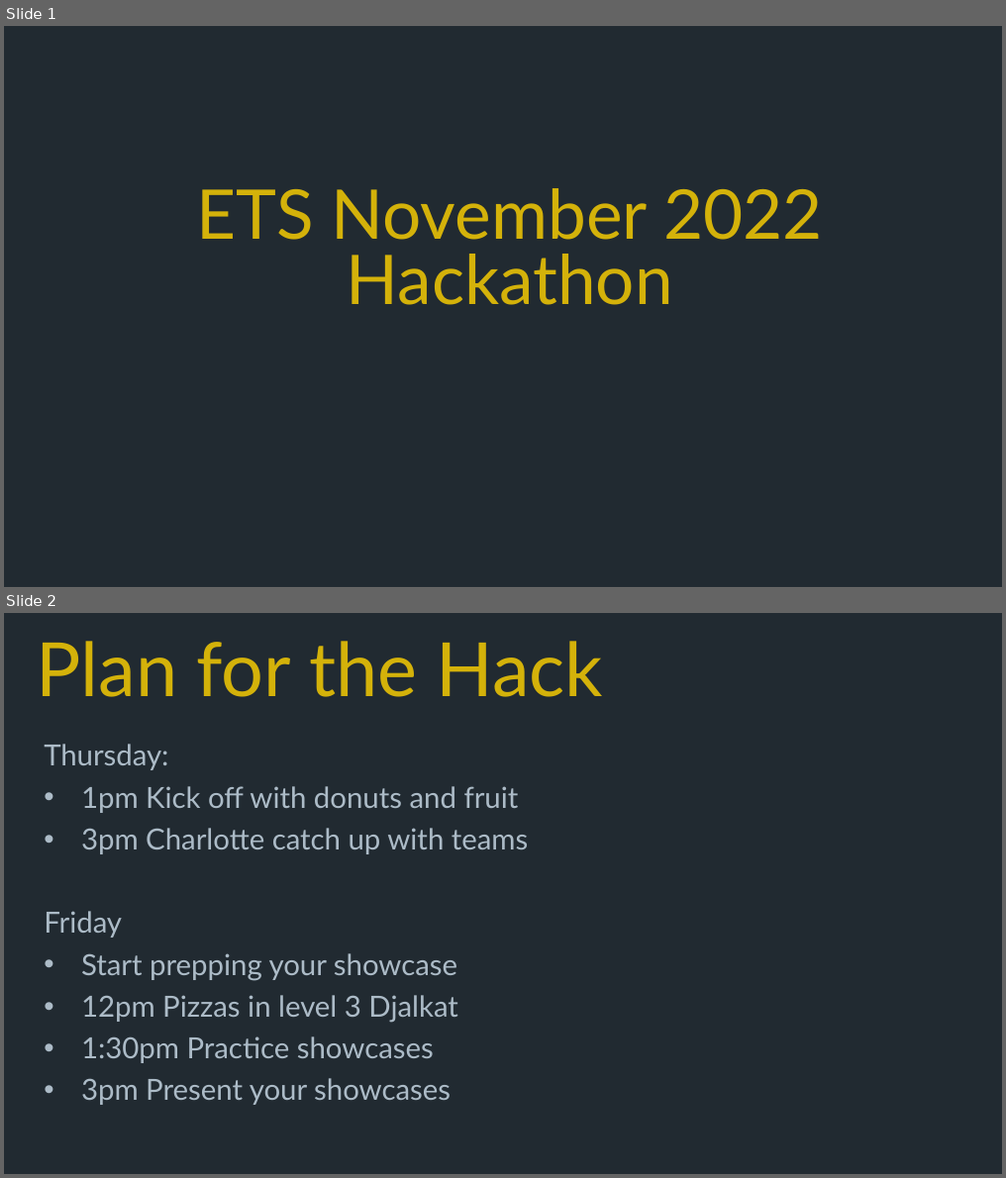
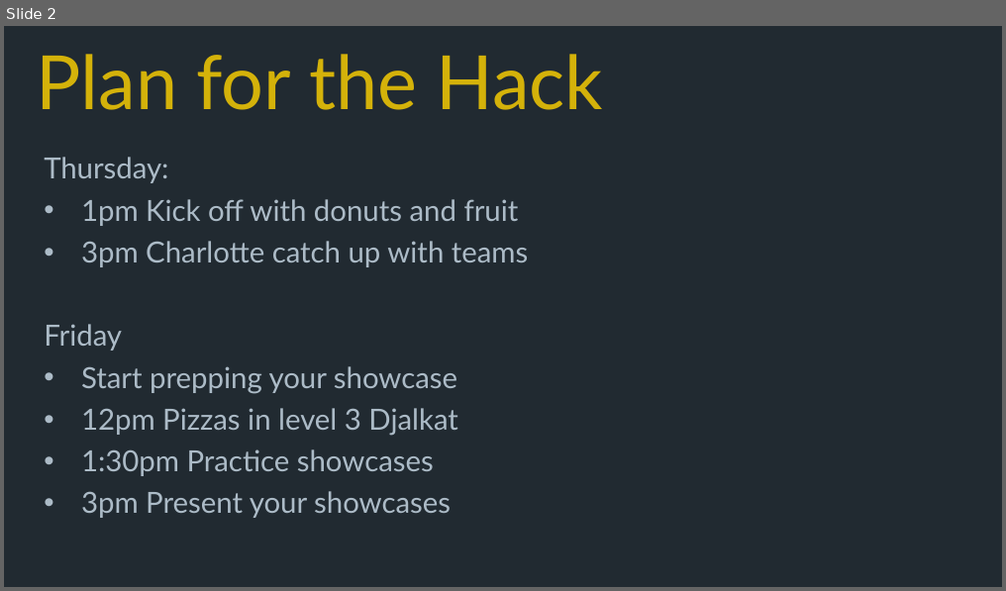
Before and after one commit to aaronrac/qrcodehackday, a slide deck: documents/RAC - Hackathon - QRCodes - Team Quick Response.pptx. Shown one above the other, each under a label of ours: slides 1 and 2 before the commit, slide 2 after it. The pictures are 1006x1178 and 1006x591 pixels, drawn with LibreOffice and Linux fonts; fonts in the diff are those of the drawing. Boxes give left, top, right and bottom in pixels: in the first picture for what was removed or moved away, otherwise in the second. Text is boxed around its words. In the diff, an @@ line names an element or a change of style, - is before the commit and + after.

```diff
--- a/documents/RAC - Hackathon - QRCodes - Team Quick Response.pptx
+++ b/documents/RAC - Hackathon - QRCodes - Team Quick Response.pptx
@@ slide 1 removed at [4, 26, 1002, 587], background #212A31 @@
@@ title removed at [197, 188, 823, 305] @@
-ETS November 2022 Hackathon
```
Also in this commit, not shown: 6 slides added, 2 other files.
